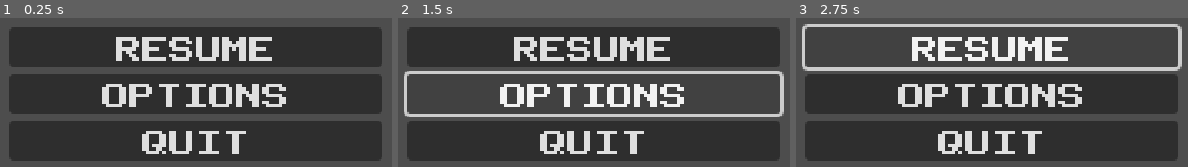
Above: before the commit, frames 1-3 (left to right).
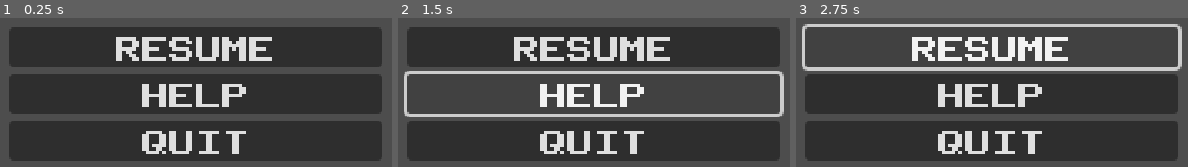
Above: after the commit, the same moments.

Repository: Rotta-Games/moonshine_valley
Game: Godot game, scene res://scenes/gui/menu.tscn
Same seed, same stepped clock (60 frames per second), same inputs: the game is played once before the commit and once after it. This scene is started directly instead of the project's main scene.
Inputs (mouse positions are in pixels of both pictures, inside the frame that each line leads up to):
- Up to frame 1 (0.25 s): no input
- Up to frame 2 (1.5 s): click (594, 93) at 0.5 s, where only the run before the commit has a clickable "OPTIONS"; click (594, 93) at 1.25 s, where only the run after the commit has a clickable "HELP"
- Up to frame 3 (2.75 s): click "RESUME" at 2 s

The runs differ from the first frame. In frame 1, 3.6% of the frame differs, in the area x 26-73%, y 44-60%; in frame 2, 3.6%; in frame 3, 3.6%.

Commit message:
Menu systeemi WOW amazing :DD:DDD:D

Diff:
--- a/scenes/gui/menu.tscn
+++ b/scenes/gui/menu.tscn
@@ -26,9 +26,9 @@
 layout_mode = 2
 text = "RESUME"
 
-[node name="OptionsButton" type="Button" parent="Control/BoxContainer"]
+[node name="HelpButton" type="Button" parent="Control/BoxContainer"]
 layout_mode = 2
-text = "OPTIONS"
+text = "HELP"
 
 [node name="QuitButton" type="Button" parent="Control/BoxContainer"]
 layout_mode = 2
